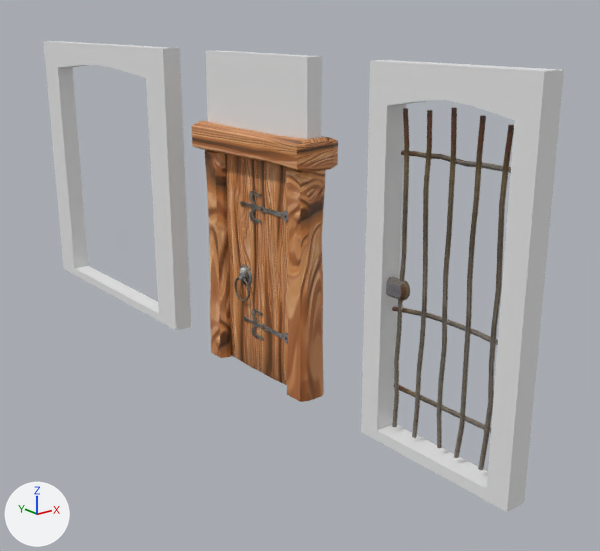
Two versions of the COLLADA model Samples/09 Animation/Resources/Doors/Dn_Doors.dae, one commit apart.
Both versions are drawn from a camera (50 mm lens) standing at (-5.86, -8.07, 4.42) and looking at (0.69, 0.11, 1.15). Lighting does not change. The marker at lower left points along +X, +Y and +Z. Where no turn or scale is listed for an object, it has been applied to the vertices.

The first picture shows 'Dn_Door_1', 'Dn_Door_1_Frame', 'Dn_Door_1_Wall', 'Dn_Door_2', 'Dn_Door_3', 'Dn_Jail_1'.
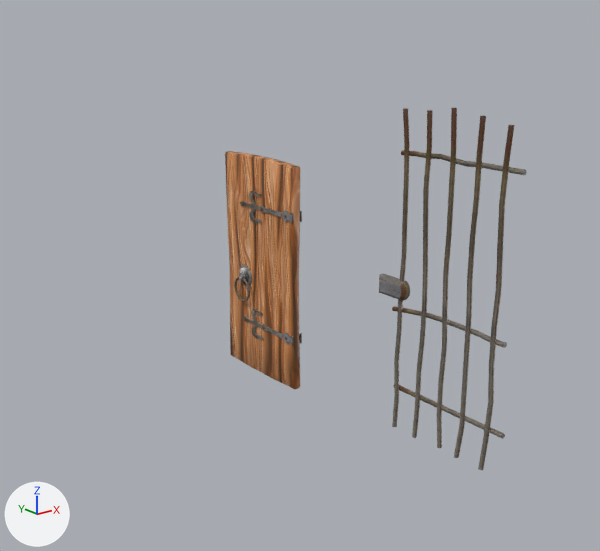
The change, as JSON lines over the scene's bpy script:
```json
{"op": "remove", "block": "ob_dn_door_3", "code": ["ob_dn_door_3 = bpy.data.objects.new('Dn_Door_3', me_dn_door_3)", "ob_dn_door_3.location = (0.0, 4.0, 0.0)"]}
{"op": "remove", "block": "ob_dn_door_1_frame", "code": ["ob_dn_door_1_frame = bpy.data.objects.new('Dn_Door_1_Frame', me_dn_door_1_frame)", "ob_dn_door_1_frame.location = (0.0, 0.0, 0.0)"]}
{"op": "remove", "block": "ob_dn_door_1_wall", "code": ["ob_dn_door_1_wall = bpy.data.objects.new('Dn_Door_1_Wall', me_dn_door_1_wall)", "ob_dn_door_1_wall.location = (0.0, 0.0, 0.0)"]}
{"op": "remove", "block": "ob_dn_door_2", "code": ["ob_dn_door_2 = bpy.data.objects.new('Dn_Door_2', me_dn_door_2)", "ob_dn_door_2.location = (0.0, -3.0, 0.0)"]}
```

What differs and where, as boxes (x1, y1, x2, y2) in the pictures (600 x 551 px):
```json
{"object": "Dn_Door_2", "change": "deleted", "before": [361, 60, 564, 512]}
{"object": "Dn_Door_3", "change": "deleted", "before": [43, 41, 191, 330]}
{"object": "Dn_Door_1_Frame", "change": "deleted", "before": [192, 120, 338, 402], "on screen": "brown"}
{"object": "Dn_Door_1_Wall", "change": "deleted", "before": [205, 50, 322, 139]}
```
